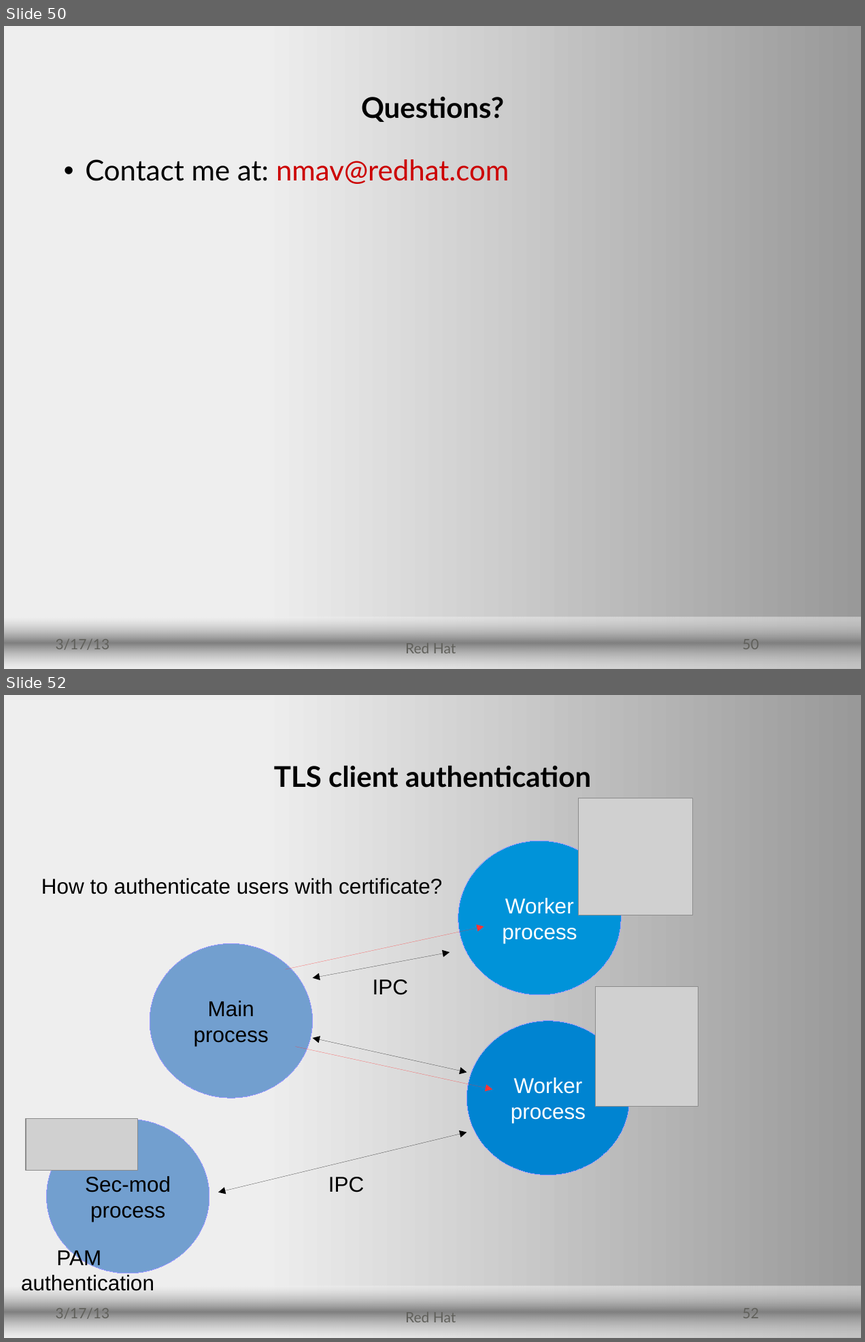
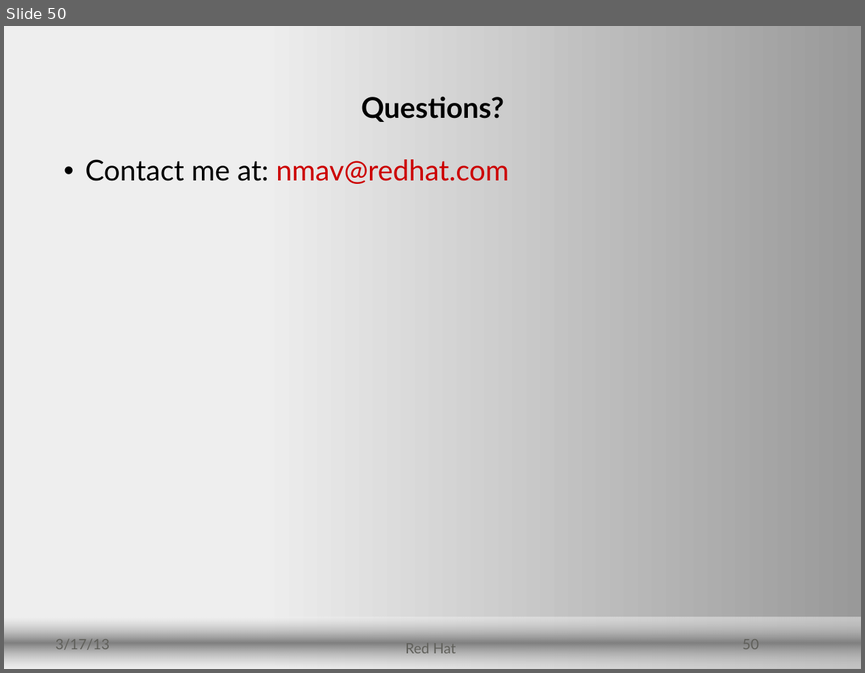
Before and after one commit to security-devroom/fosdem-2015, a slide deck: presentations/software-isolation-in-linux/software-isolation.odp. Shown one above the other, each under a label of ours: slides 50 and 52 before the commit, slide 50 after it; the slides between them are not shown. The pictures are 865x1342 and 865x673 pixels, drawn with LibreOffice and Linux fonts; fonts in the diff are those of the drawing; grey boxes stand for pictures; background and template pictures are left out. Boxes give left, top, right and bottom in pixels: in the first picture for what was removed or moved away, otherwise in the second. Text is boxed around its words. In the diff, an @@ line names an element or a change of style, - is before the commit and + after.

```diff
--- a/presentations/software-isolation-in-linux/software-isolation.odp
+++ b/presentations/software-isolation-in-linux/software-isolation.odp
@@ slide 52 removed at (4,695,861,1338), background gradient #EEEEEE to #999999; not listed: 1 template element that a slide beside it also shows @@
@@ title removed at (274,765,591,787) @@
-TLS client authentication
@@ picture removed at (578,798,693,915) @@
@@ ellipse removed at (458,841,621,995) @@
-Worker
-process
@@ text removed at (41,878,442,894) @@
-How to authenticate users with certificate?
@@ arrow removed from (285, 969) to (484, 926) @@
@@ ellipse removed at (150,943,313,1098) @@
-Main
-process
@@ double arrow removed from (313, 978) to (449, 952) @@
@@ text removed at (373,979,408,995) @@
-IPC
@@ picture removed at (595,986,698,1106) @@
@@ ellipse removed at (466,1021,630,1175) @@
-Worker
-process
@@ double arrow removed from (313, 1038) to (466, 1072) @@
@@ arrow removed from (295, 1047) to (492, 1089) @@
@@ picture removed at (26,1118,138,1170) @@
@@ ellipse removed at (47,1119,209,1273) @@
-Sec-mod
-process
@@ double arrow removed from (218, 1192) to (466, 1132) @@
@@ text removed at (328,1176,364,1192) @@
-IPC
@@ text removed at (21,1248,154,1291) @@
-PAM
-authentication
@@ text removed at (56,1308,110,1319) @@
-3/17/13
@@ text removed at (405,1312,456,1325) @@
-Red Hat
@@ page number removed at (742,1308,759,1318) @@
-52
```
Also in this commit, not shown: 54 other slides removed.
